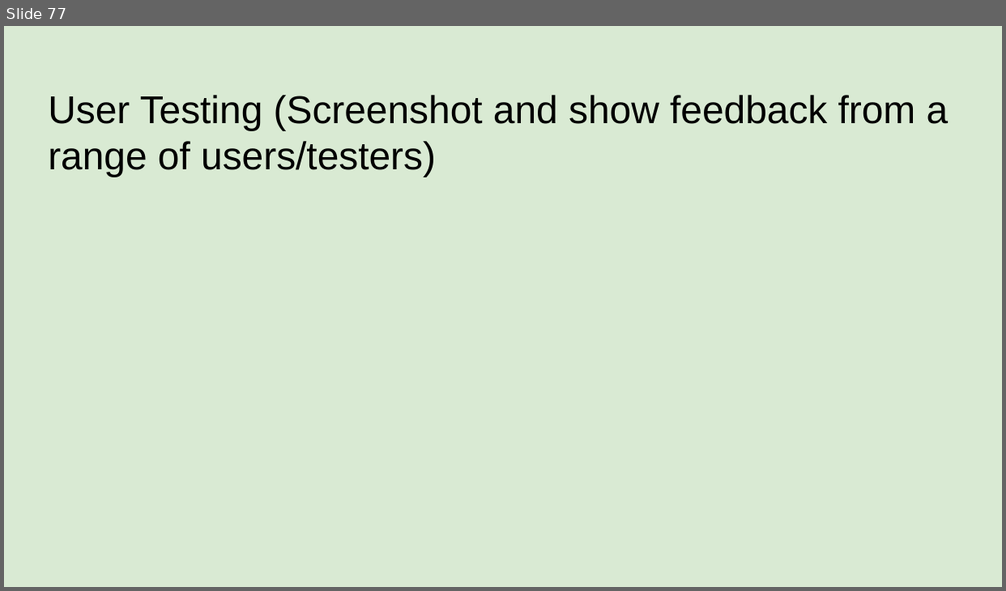
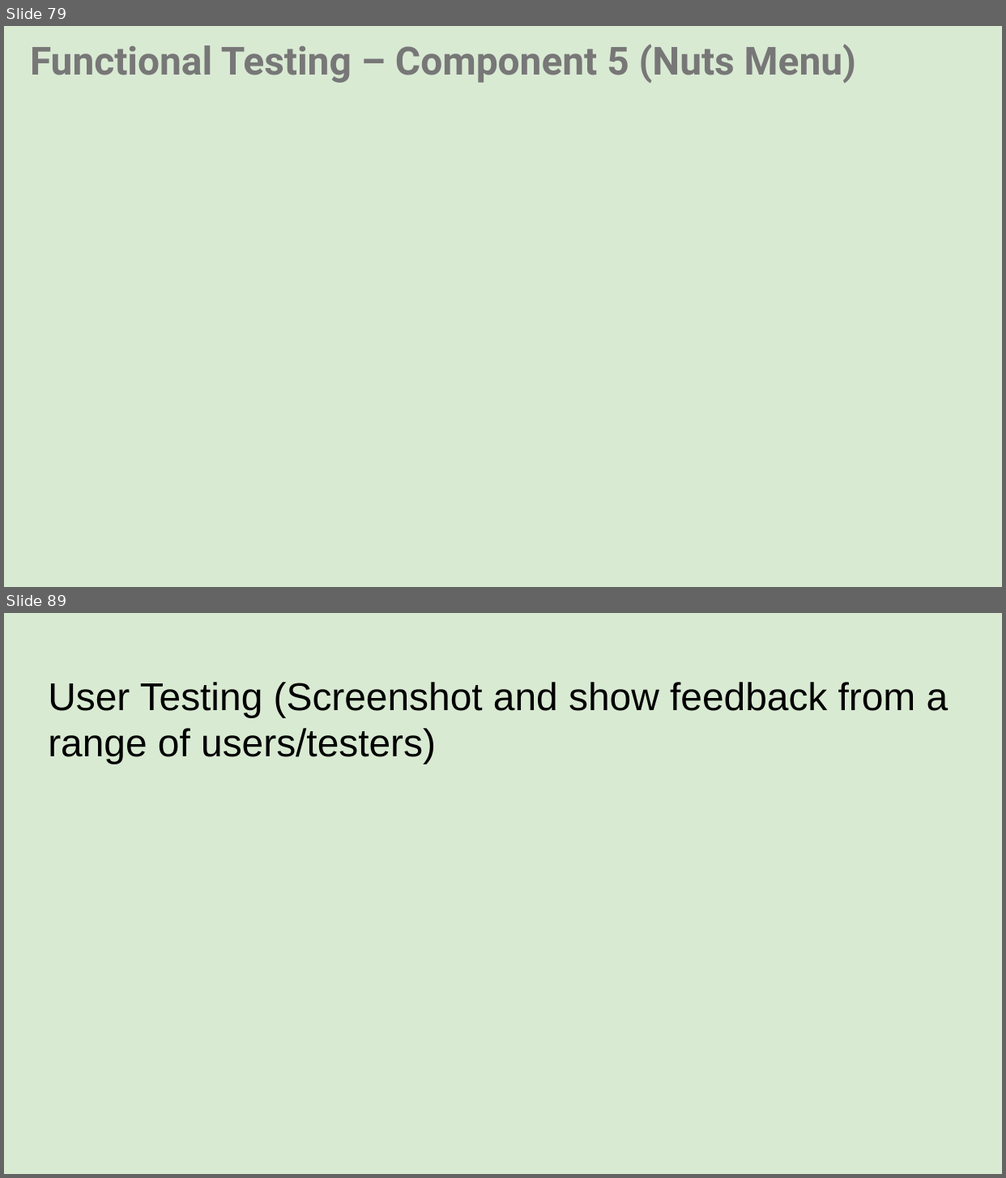
Before and after one commit to danettp/ds_nuts_bot, a slide deck: Danett Pepito - 000_91896 _ 91897 Documentation - 2150400 (Git).pptx. Shown one above the other, each under a label of ours: slide 77 before the commit, slides 79 and 89 after it; the slides between them are not shown. The pictures are 1006x591 and 1006x1178 pixels, drawn with LibreOffice and Linux fonts; fonts in the diff are those of the drawing; background and template pictures are left out. Boxes give left, top, right and bottom in pixels: in the first picture for what was removed or moved away, otherwise in the second. Text is boxed around its words. In the diff, an @@ line names an element or a change of style, - is before the commit and + after.

Commit message:
Created lists for len function
Refining main program by creating lists for method, nuts, and prices.

```diff
--- a/Danett Pepito - 000_91896 _ 91897 Documentation - 2150400 (Git).pptx
+++ b/Danett Pepito - 000_91896 _ 91897 Documentation - 2150400 (Git).pptx
@@ slide 79 added at <box>4,26,1002,587</box>, background picture (left out) @@
@@ title added at <box>30,44,856,84</box>, 28 pt, text #777777, bold @@
+Functional Testing – Component 5 (Nuts Menu)
@@ what was slide 77 is now slide 89 @@
```
Also in this commit, not shown: 72 slides changed, 14 other slides added, 3 slides removed, 3 other files.
